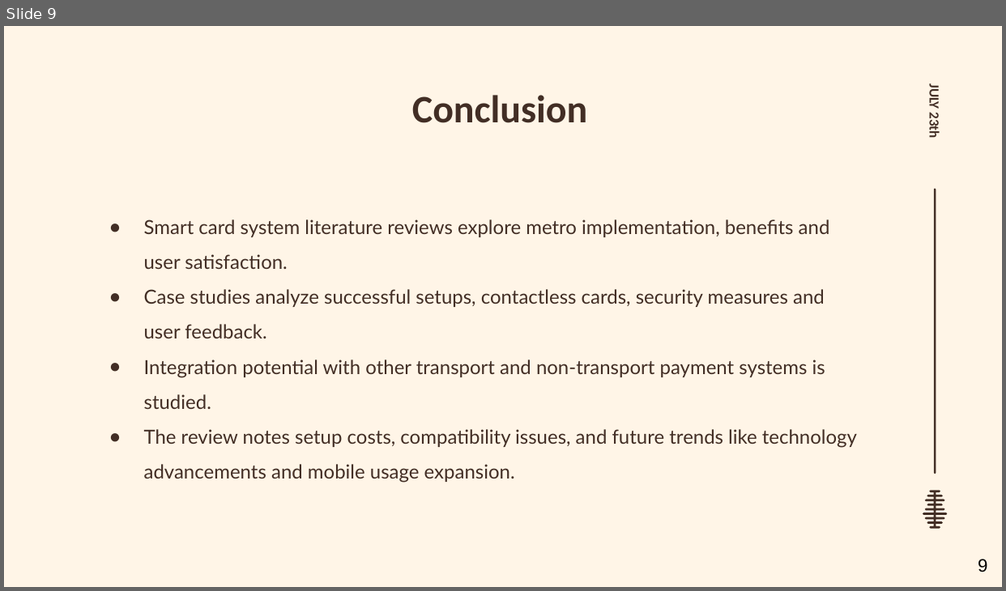
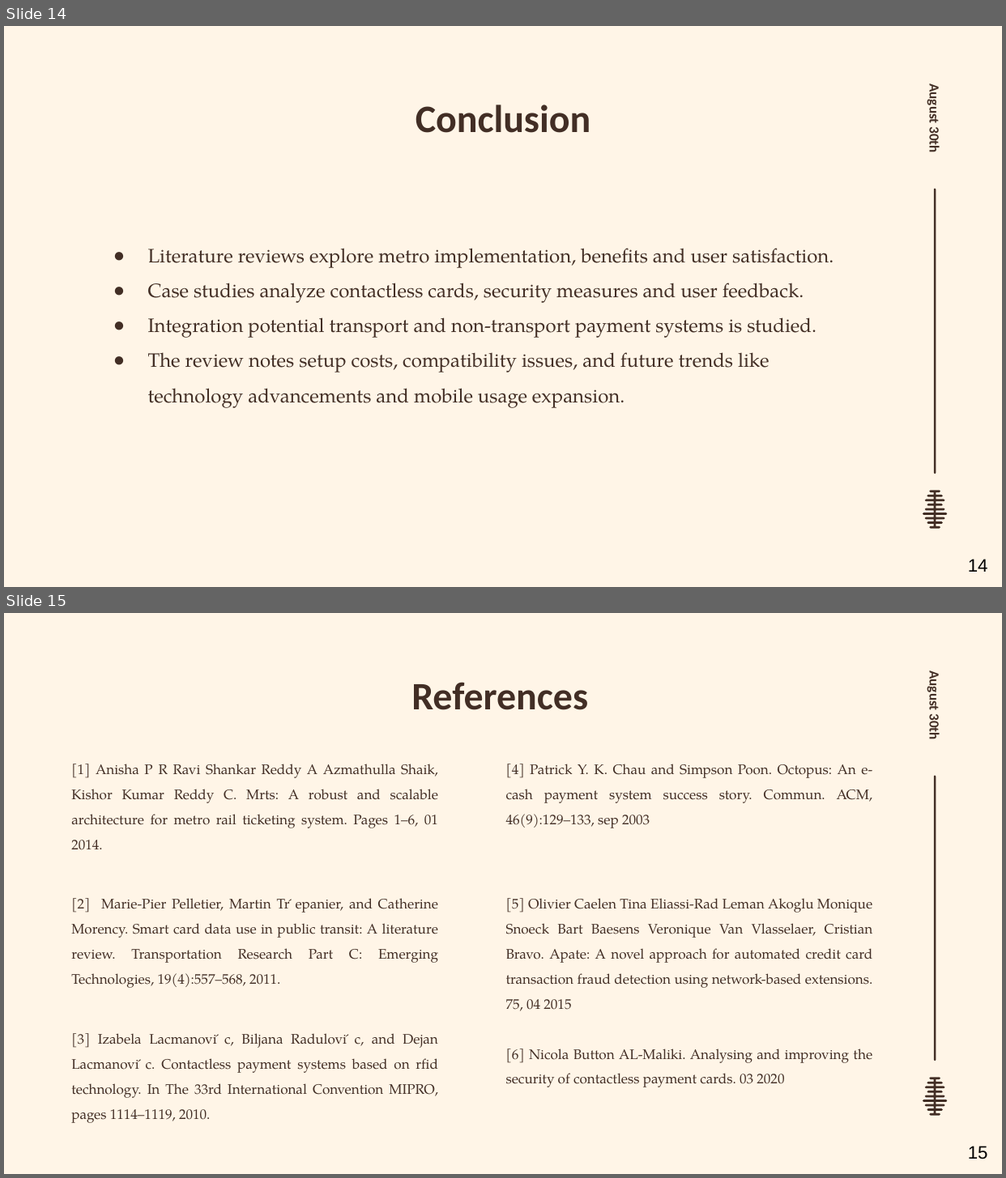
Before and after one commit to dot-ASH/metro-rail-smart-card-system, a slide deck: slide/Capstone.pptx. Shown one above the other, each under a label of ours: slide 9 before the commit, slides 14 and 15 after it. The pictures are 1006x591 and 1006x1178 pixels, drawn with LibreOffice and Linux fonts; fonts in the diff are those of the drawing; background and template pictures are left out. Boxes give left, top, right and bottom in pixels: in the first picture for what was removed or moved away, otherwise in the second. Text is boxed around its words. In the diff, an @@ line names an element or a change of style, - is before the commit and + after.

```diff
--- a/slide/Capstone.pptx
+++ b/slide/Capstone.pptx
@@ slide 15 added at [4, 613, 1002, 1174], background picture (left out); not listed: 2 template elements that a slide beside it also shows @@
@@ title added at [411, 682, 588, 710], 28 pt, text #422E25, bold @@
+References
@@ text added at [926, 674, 943, 739], 10 pt, text #422E25, bold @@
+August 30th
@@ text added at [71, 764, 438, 1123], 10 pt, text #422E25 @@
+[1] Anisha P R Ravi Shankar Reddy A Azmathulla Shaik, Kishor Kumar Reddy C. Mrts: A robust and scalable architecture for metro rail ticketing system. Pages 1–6, 01 2014.
+[2] Marie-Pier Pelletier, Martin Tr ́epanier, and Catherine Morency. Smart card data use in public transit: A literature review. Transportation Research Part C: Emerging Technologies, 19(4):557–568, 2011.
+[3] Izabela Lacmanovi ́c, Biljana Radulovi ́c, and Dejan Lacmanovi ́c. Contactless payment systems based on rfid technology. In The 33rd International Convention MIPRO, pages 1114–1119, 2010.
@@ text added at [506, 764, 873, 1088], 10 pt, text #422E25 @@
+[4] Patrick Y. K. Chau and Simpson Poon. Octopus: An e-cash payment system success story. Commun. ACM, 46(9):129–133, sep 2003
+[5] Olivier Caelen Tina Eliassi-Rad Leman Akoglu Monique Snoeck Bart Baesens Veronique Van Vlasselaer, Cristian Bravo. Apate: A novel approach for automated credit card transaction fraud detection using network-based extensions. 75, 04 2015
+[6] Nicola Button AL-Maliki. Analysing and improving the security of contactless payment cards. 03 2020
@@ page number added at [968, 1146, 988, 1160], 13 pt, text #000000 @@
+15
@@ what was slide 9 is now slide 14 @@
@@ slide 14 changed as well @@
@@ title "Conclusion": place and size @@
-title "Conclusion" at [412, 95, 587, 123]
+title "Conclusion" at [415, 105, 590, 133]
@@ text at [926, 87, 943, 152]: text changed @@
-JULY 23th
+August 30th
@@ text "Literature reviews explore metro implementation, ...": place and size @@
-text "Literature reviews explore metro implementation, ..." at [144, 220, 857, 483]
+text "Literature reviews explore metro implementation, ..." at [148, 248, 833, 408]
@@ text at [148, 248, 833, 338]: text changed; font Lato to TeX Gyre Pagella @@
-● Smart card system literature reviews explore metro implementation, benefits and user satisfaction.
-● Case studies analyze successful setups, contactless cards, security measures and user feedback.
-● Integration potential with other transport and non-transport payment systems is studied.
+● Literature reviews explore metro implementation, benefits and user satisfaction.
+● Case studies analyze contactless cards, security measures and user feedback.
+● Integration potential transport and non-transport payment systems is studied.
@@ text at [148, 352, 769, 408]: font Lato to TeX Gyre Pagella in "The review notes setup costs, compatibility issues, ..." @@
@@ page number at [968, 559, 988, 572]: text changed @@
-9
+14
```
Also in this commit, not shown: 8 other slides changed, 6 other slides added, 1 slide removed, 9 other files.
